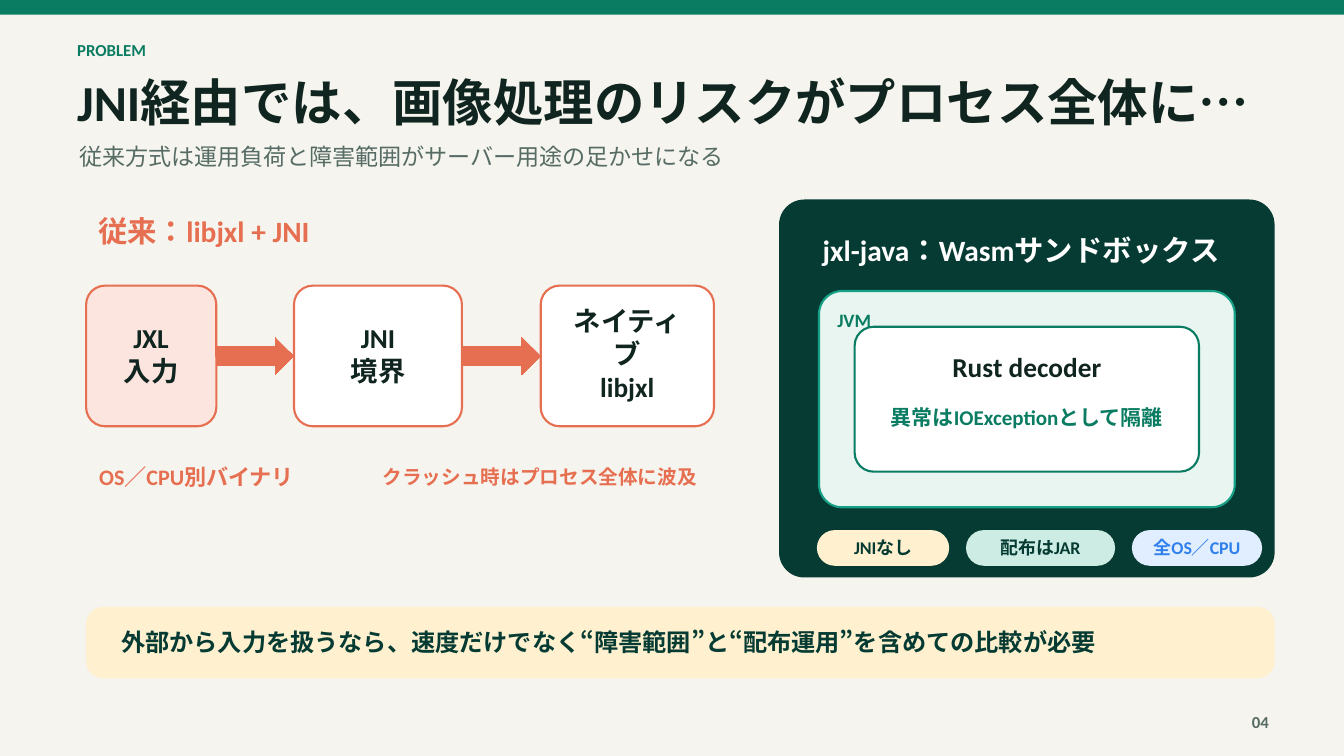
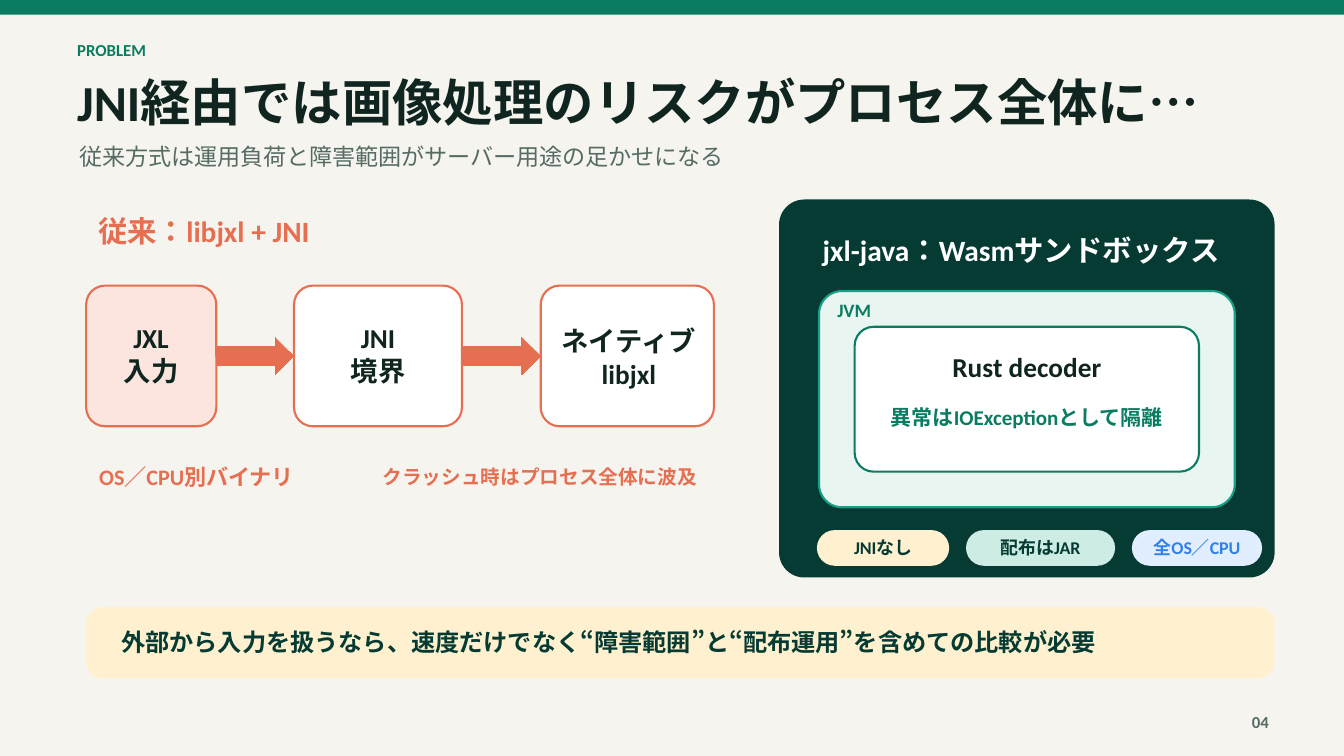
Before and after one commit to nttr-tech/jxl-java, a slide deck: slide 4 of doc/ja/introduction.pptx. Drawn at 1344x756 pixels with LibreOffice and Linux fonts; fonts in the diff are those of the drawing. Boxes give left, top, right and bottom in pixels: in the first picture for what was removed or moved away, otherwise in the second. Text is boxed around its words. In the diff, an @@ line names an element or a change of style, - is before the commit and + after.

```diff
--- a/doc/ja/introduction.pptx
+++ b/doc/ja/introduction.pptx
@@ text at (77,80,1199,126): text changed @@
-JNI経由では、画像処理のリスクがプロセス全体に…
+JNI経由では画像処理のリスクがプロセス全体に…
@@ text "JVM" rewrapped from (837,314,871,333) to (837,304,871,317) @@
@@ text "ネイティブ" rewrapped from (574,308,681,402) to (562,327,697,389) @@
```
Also in this commit, not shown: 2 other slides changed, 1 other file.
